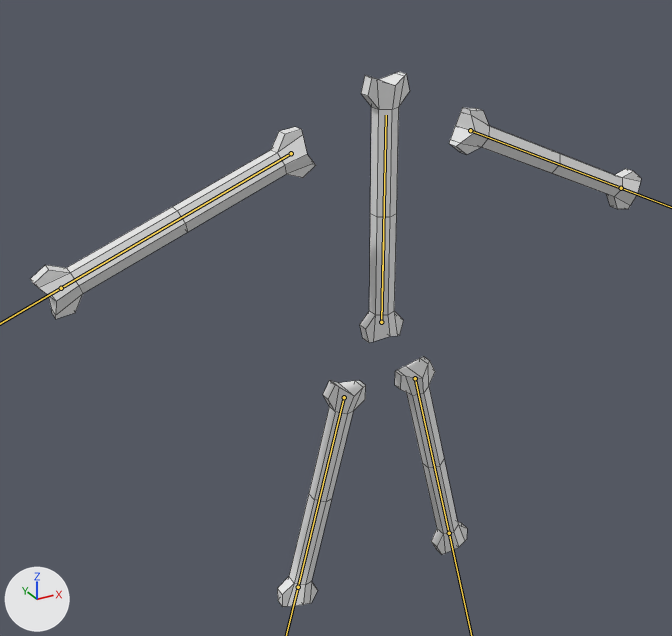
An edit to the FBX model Assets/fbx/Boner.fbx, drawn before and after from the same camera.
The view is the same before and after, from a 50 mm camera at (-0.823, -1.323, 1.251) aimed at (-0.075, 0.037, 0.571). Lighting does not change. The marker at lower left points along +X, +Y and +Z. The bones that bend it are drawn over the model as lines. Mesh edges are drawn as thin lines.
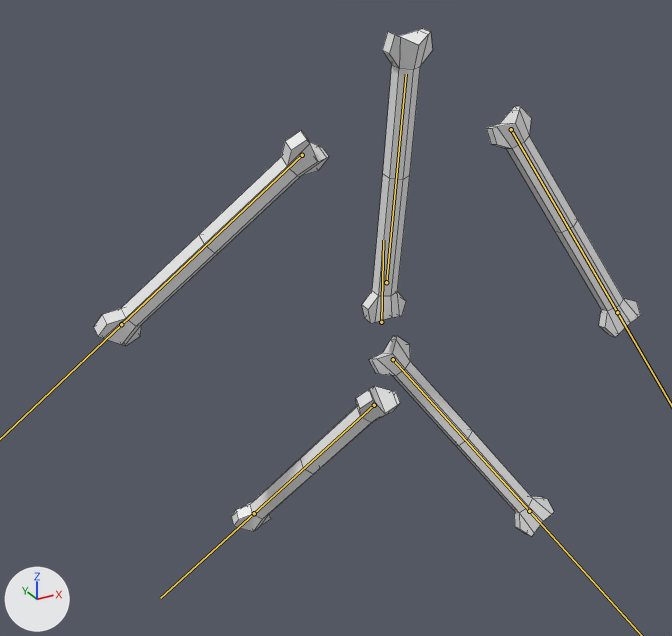
The newer file adds an action. The first version stands in its rest pose; the second is drawn at frame 15 of the action 'Armature|Walk.001'.

Location of each change, (x1, y1, x2, y2) in pixels of the pictures (672 x 636 px):
'Cylinder.001', posed (10% narrower)
    before: (31, 72, 641, 607)
    after: (94, 29, 641, 537)
bone 'Bone', root to tip
    before: (381, 322) to (386, 115)
    after: (386, 282) to (406, 74)
bone 'Bone.003.L', root to tip
    before: (470, 130) to (621, 188)
    after: (511, 129) to (617, 312)
bone 'Bone.003.R', root to tip
    before: (291, 153) to (61, 288)
    after: (302, 155) to (121, 324)
bone 'Bone.002.L', root to tip
    before: (415, 378) to (449, 533)
    after: (393, 359) to (529, 511)
bone 'Bone.002.R', root to tip
    before: (344, 397) to (298, 587)
    after: (374, 405) to (254, 513)

The edits, one by one:
Bone 'Bone' (bone_bone) moves from (0.0, 0.0, 0.0) to (0.009, 0.075, 0.0).
Bone 'Bone' (bone_bone) turns from (0, 0, 0) to (7, 0, 0) degrees about its own x, y and z.
Bone 'Bone.003.L' (bone_bone_003_l) moves from (0.0, 0.0, 0.0) to (0.046, 0.072, 0.008).
Bone 'Bone.003.L' (bone_bone_003_l) turns from (0, 0, 0) to (22, 0, -37) degrees about its own x, y and z.
Bone 'Bone.003.R' (bone_bone_003_r) moves from (0.0, 0.0, 0.0) to (-0.058, 0.033, 0.007).
Bone 'Bone.003.R' (bone_bone_003_r) turns from (0, 0, 0) to (-14, -15, 29) degrees about its own x, y and z.
Bone 'Bone.002.L' (bone_bone_002_l) moves from (0.0, 0.0, 0.0) to (0.035, -0.063, -0.002).
Bone 'Bone.002.L' (bone_bone_002_l) turns from (0, 0, 0) to (26, -3, 19) degrees about its own x, y and z.
Bone 'Bone.002.R' (bone_bone_002_r) moves from (0.0, 0.0, 0.0) to (-0.008, -0.025, 0.085).
Bone 'Bone.002.R' (bone_bone_002_r) turns from (0, 0, 0) to (-32, -5, -7) degrees about its own x, y and z.
